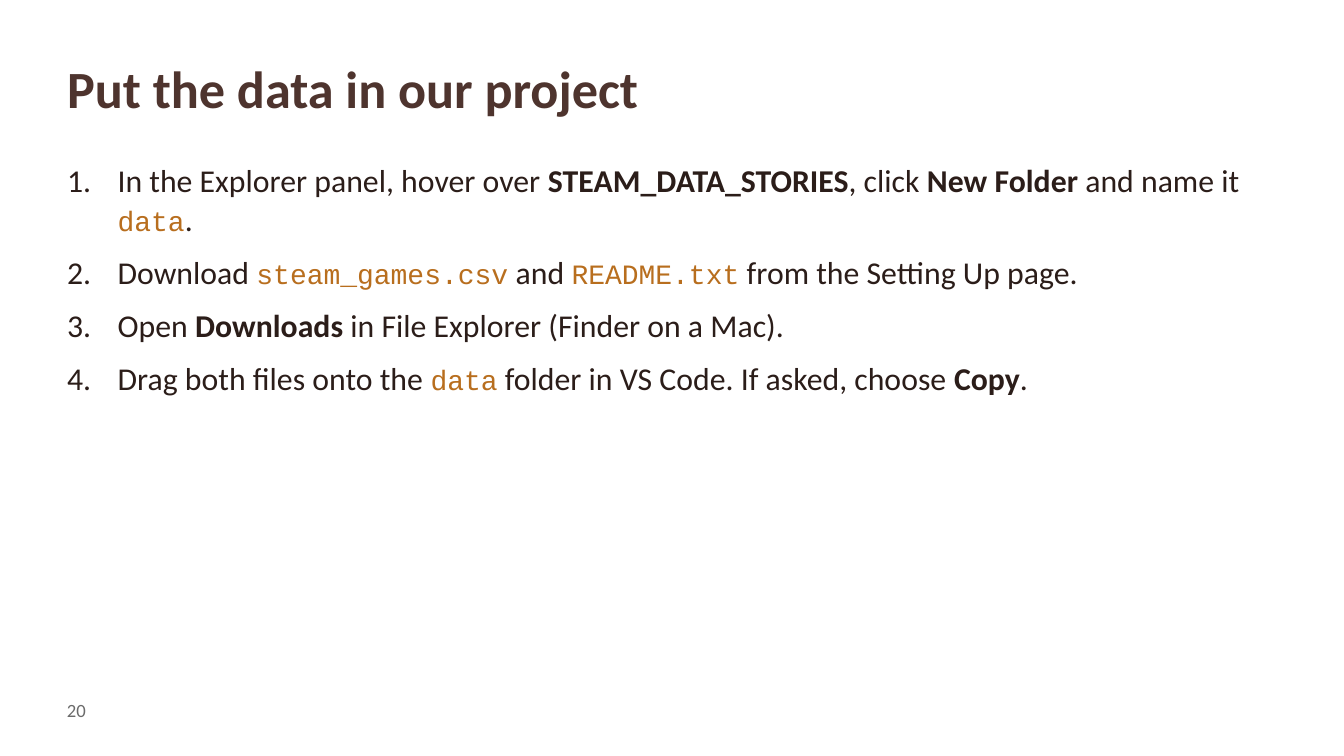
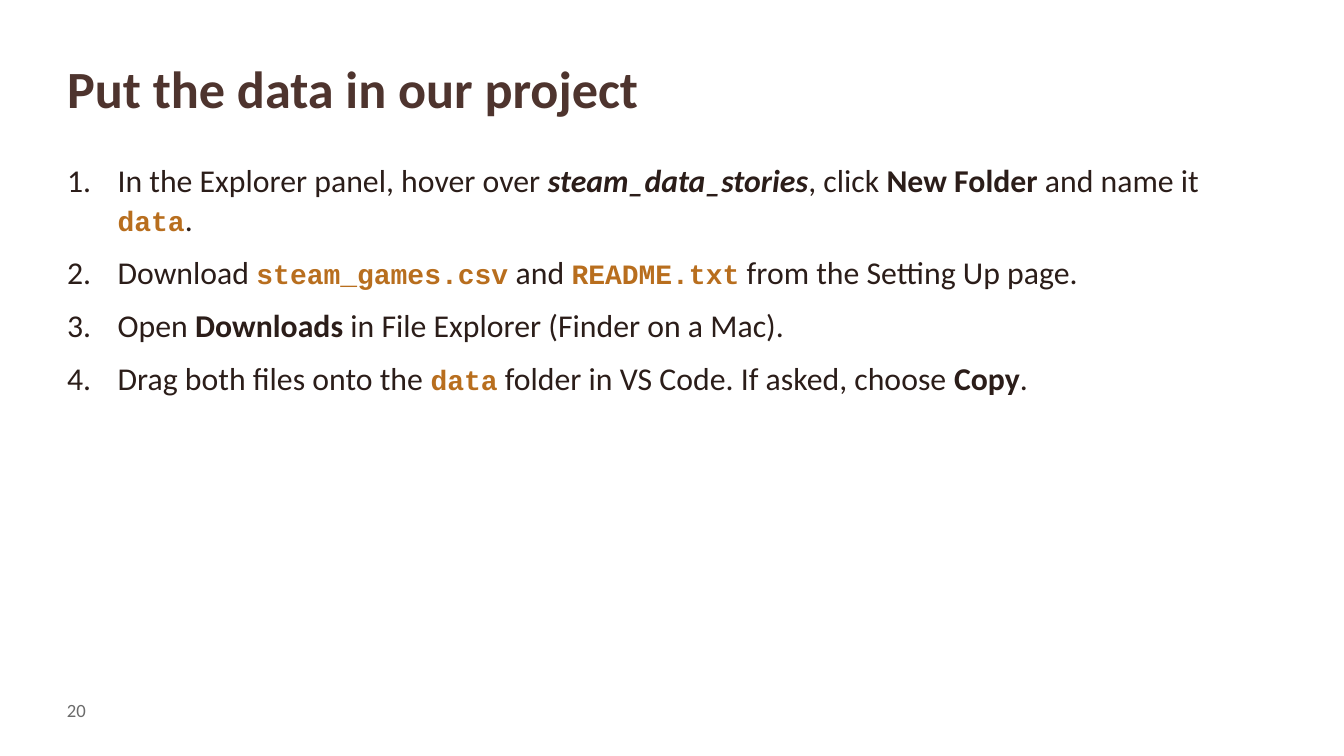
Before and after one commit to DamoM73/steam-data-stories, a slide deck: slide 20 of slides/00_Setting_Up.pptx. Drawn at 1344x756 pixels with LibreOffice and Linux fonts; fonts in the diff are those of the drawing; background and template pictures are left out. Boxes give left, top, right and bottom in pixels: in the first picture for what was removed or moved away, otherwise in the second. Text is boxed around its words. In the diff, an @@ line names an element or a change of style, - is before the commit and + after.

Commit message:
Bold inline code; lower-case steam_data_stories in Setting Up; rebuild slides

```diff
--- a/slides/00_Setting_Up.pptx
+++ b/slides/00_Setting_Up.pptx
@@ text at (118, 169, 1199, 232): text changed @@
-1. In the Explorer panel, hover over STEAM_DATA_STORIES, click New Folder and name it data.
+1. In the Explorer panel, hover over steam_data_stories, click New Folder and name it data.
@@ text at (118, 262, 1077, 396): bold on in "steam_games.csv README.txt", "data" @@
```
Also in this commit, not shown: 16 other slides changed, 18 other files.
